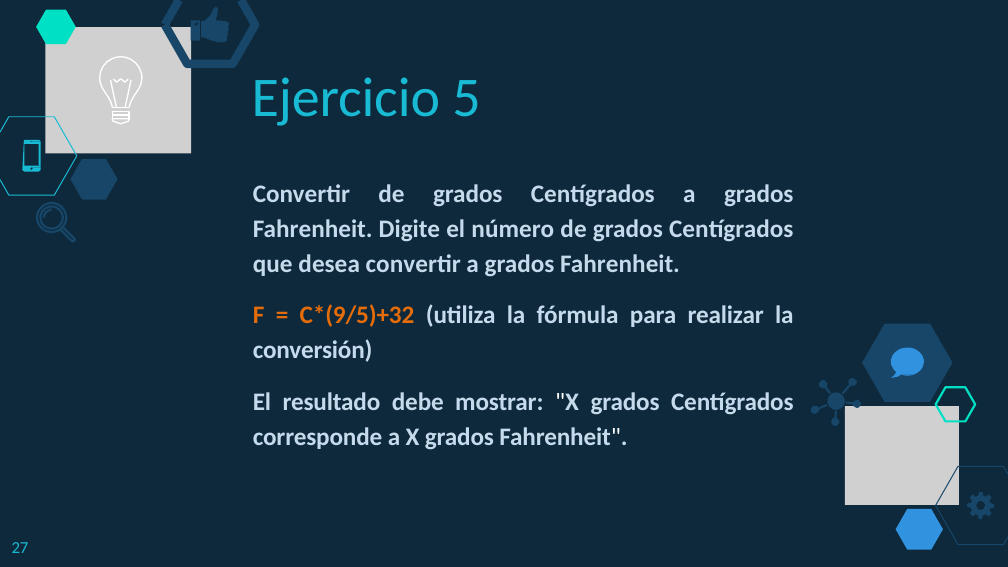
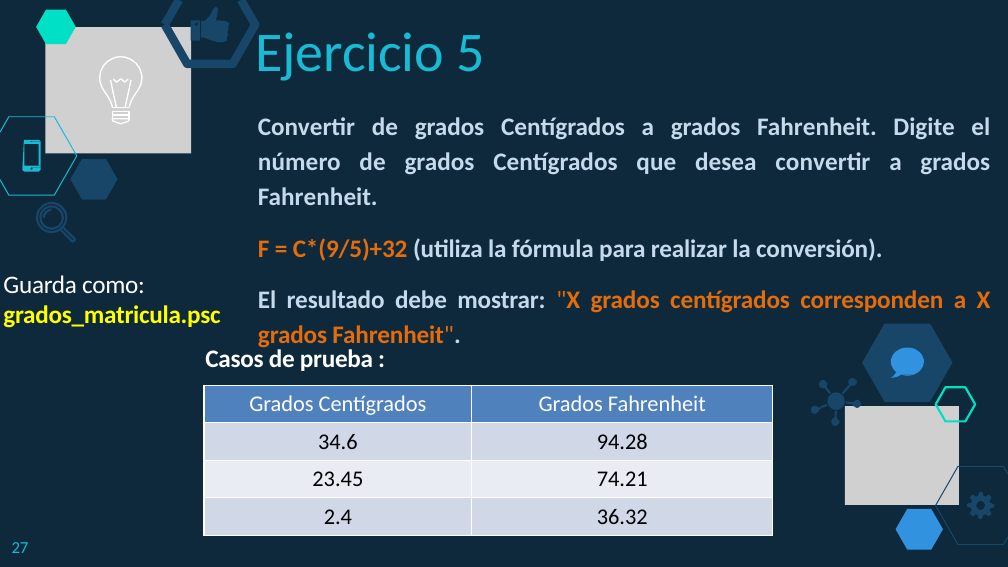
Before and after one commit to lizetheP/PensamientoC, a slide deck: slide 27 of Calendario2019/Presentaciones/1_3_DiagramasFlujo.pptx. Drawn at 1008x567 pixels with LibreOffice and Linux fonts; fonts in the diff are those of the drawing; grey boxes stand for pictures. Boxes give left, top, right and bottom in pixels: in the first picture for what was removed or moved away, otherwise in the second. Text is boxed around its words. In the diff, an @@ line names an element or a change of style, - is before the commit and + after.

```diff
--- a/Calendario2019/Presentaciones/1_3_DiagramasFlujo.pptx
+++ b/Calendario2019/Presentaciones/1_3_DiagramasFlujo.pptx
@@ title "Ejercicio 5" rewrapped from box(252, 77, 480, 126) to box(256, 24, 484, 81) @@
@@ text "Convertir de grados Centígrados a ...": place and size @@
-text "Convertir de grados Centígrados a ..." at box(253, 184, 794, 450)
+text "Convertir de grados Centígrados a ..." at box(258, 117, 991, 313)
@@ text at box(258, 238, 991, 313): text changed @@
-F = C*(9/5)+32 (utiliza la fórmula para realizar la conversión)
-El resultado debe mostrar: "X grados Centígrados corresponde a X grados Fahrenheit".
+F = C*(9/5)+32 (utiliza la fórmula para realizar la conversión).
+El resultado debe mostrar: "X grados centígrados corresponden a X grados Fahrenheit".
@@ text added at box(3, 275, 220, 328), 18 pt, text #FFFF00, bold @@
+Guarda como: grados_matricula.psc
@@ text added at box(205, 346, 373, 371), 18 pt, text #FFFFFF, bold @@
+Casos de prueba :
@@ table added at box(204, 385, 773, 533), 4 rows, 2 columns @@
+Grados Centígrados | Grados Fahrenheit
+34.6 | 94.28
+23.45 | 74.21
+2.4 | 36.32
```
Also in this commit, not shown: 4 other slides changed, 7 other files.
